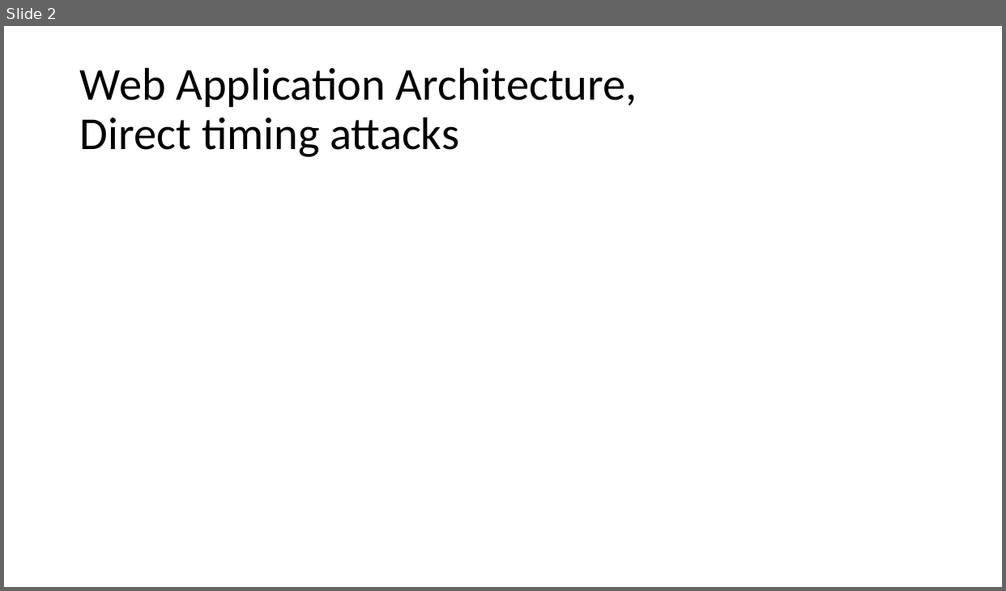
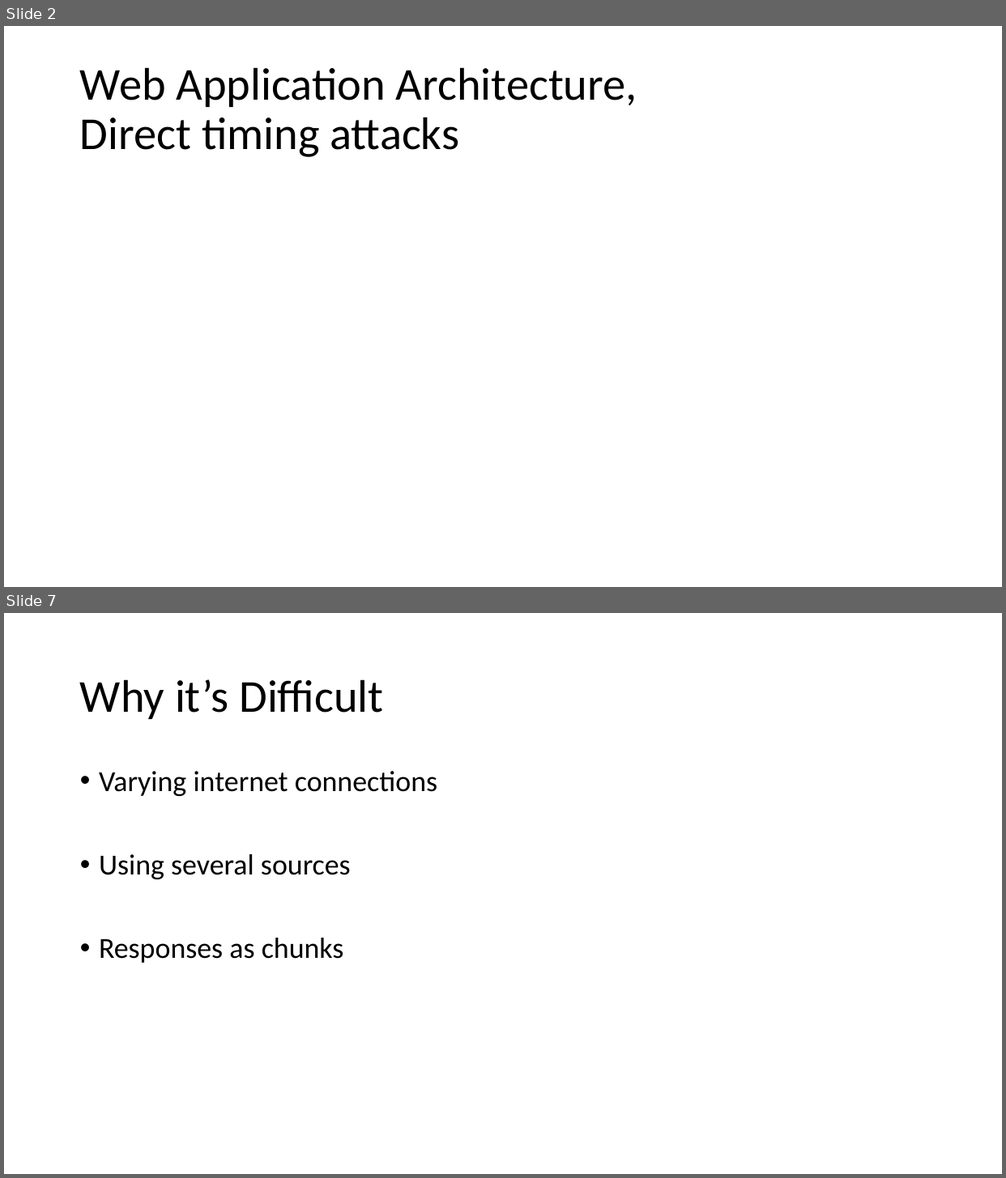
Before and after one commit to PtxDK/PCS, a slide deck: PCS_Press.pptx. Shown one above the other, each under a label of ours: slide 2 before the commit, slides 2 and 7 after it; the slides between them are not shown. The pictures are 1006x591 and 1006x1178 pixels, drawn with LibreOffice and Linux fonts; fonts in the diff are those of the drawing. Boxes give left, top, right and bottom in pixels: in the first picture for what was removed or moved away, otherwise in the second. Text is boxed around its words. In the diff, an @@ line names an element or a change of style, - is before the commit and + after.

```diff
--- a/PCS_Press.pptx
+++ b/PCS_Press.pptx
@@ slide 7 added at <box>4,613,1002,1174</box>, background #FFFFFF @@
@@ title added at <box>80,679,383,719</box>, 44 pt, text #000000 @@
+Why it’s Difficult
@@ text added at <box>99,771,437,963</box>, 28 pt, text #000000 @@
+• Varying internet connections
+• Using several sources
+• Responses as chunks
```
Also in this commit, not shown: 4 slides changed, 3 other slides added.
